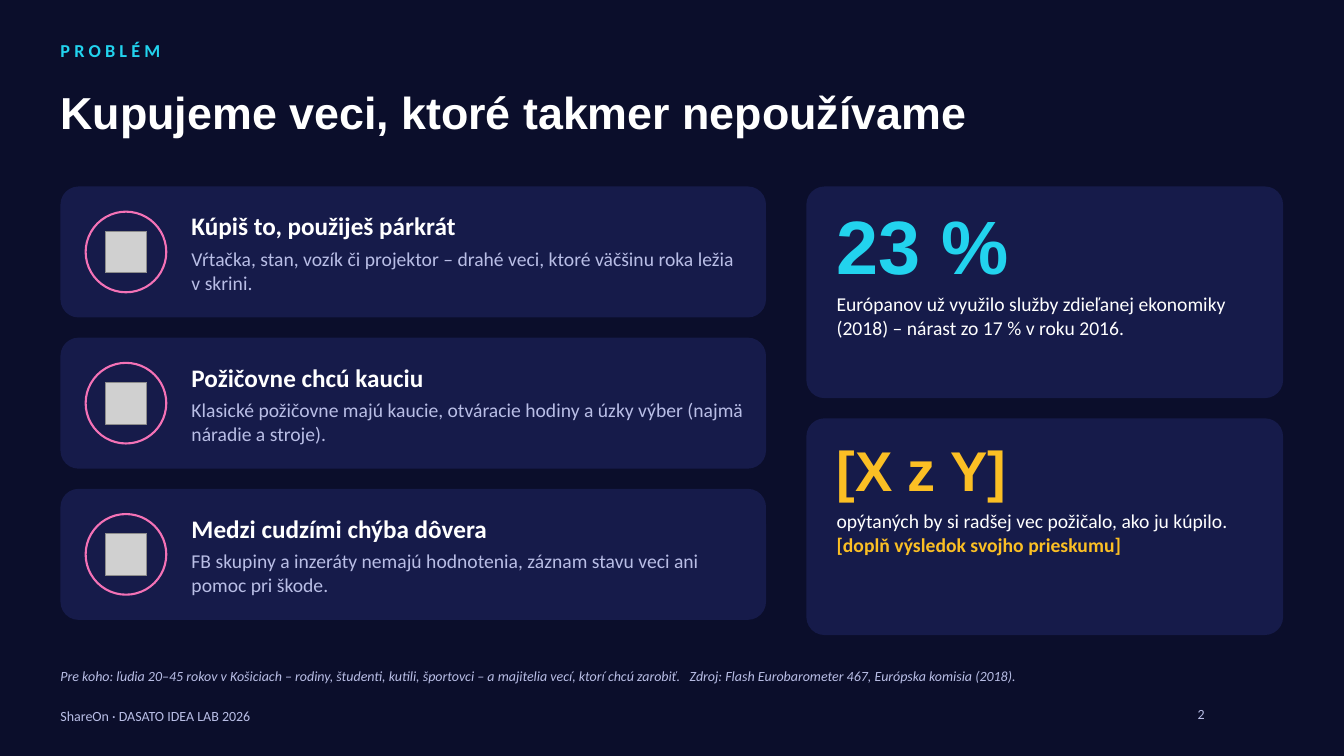
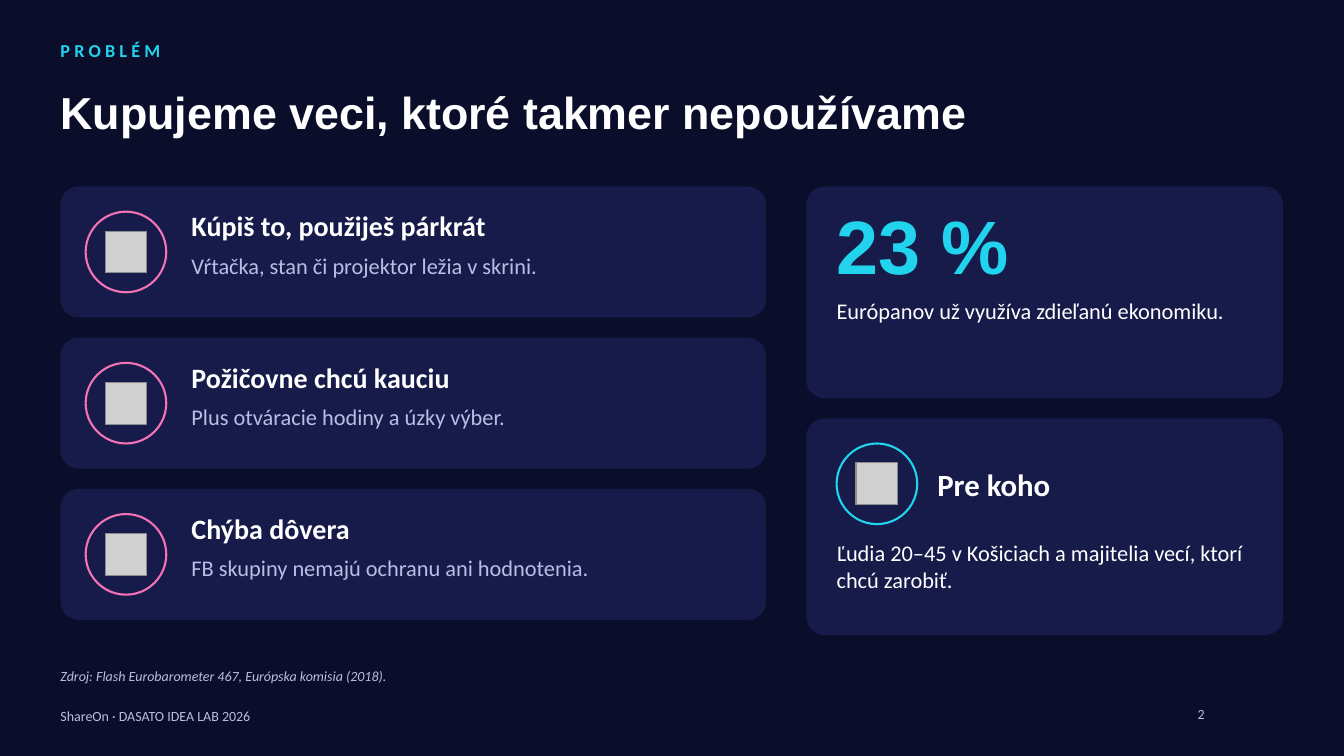
Before and after one commit to samueljurik5-web/shareon, a slide deck: slide 2 of docs/pitch/ShareOn-pitch-deck.pptx. Drawn at 1344x756 pixels with LibreOffice and Linux fonts; fonts in the diff are those of the drawing; grey boxes stand for pictures; background and template pictures are left out. Boxes give left, top, right and bottom in pixels: in the first picture for what was removed or moved away, otherwise in the second. Text is boxed around its words. In the diff, an @@ line names an element or a change of style, - is before the commit and + after.

```diff
--- a/docs/pitch/ShareOn-pitch-deck.pptx
+++ b/docs/pitch/ShareOn-pitch-deck.pptx
@@ text "Kúpiš to, použiješ párkrát" at [191, 216, 486, 241]: size 18 to 20 pt @@
@@ text at [191, 258, 536, 278]: text changed; size 14 to 16 pt @@
-Vŕtačka, stan, vozík či projektor – drahé veci, ktoré väčšinu roka ležia v skrini.
+Vŕtačka, stan či projektor ležia v skrini.
@@ text at [837, 303, 1224, 323]: text changed; size 14 to 16 pt @@
-Európanov už využilo služby zdieľanej ekonomiky (2018) – nárast zo 17 % v roku 2016.
+Európanov už využíva zdieľanú ekonomiku.
@@ text "Požičovne chcú kauciu" at [191, 368, 450, 389]: size 18 to 20 pt @@
@@ text at [191, 409, 504, 429]: text changed; size 14 to 16 pt @@
-Klasické požičovne majú kaucie, otváracie hodiny a úzky výber (najmä náradie a stroje).
+Plus otváracie hodiny a úzky výber.
@@ ellipse added at [837, 444, 918, 524], fill #161B4A, outline #22D3EE 1.5 pt @@
@@ text removed at [837, 450, 1006, 500] @@
-[X z Y]
@@ picture added at [856, 463, 898, 505] @@
@@ text added at [937, 474, 1050, 497], 22 pt, text #FFFFFF, bold @@
+Pre koho
@@ text at [191, 519, 349, 544]: text changed; size 18 to 20 pt @@
-Medzi cudzími chýba dôvera
+Chýba dôvera
@@ text removed at [837, 514, 1227, 556] @@
-opýtaných by si radšej vec požičalo, ako ju kúpilo. [doplň výsledok svojho prieskumu]
@@ text at [191, 560, 588, 580]: text changed; size 14 to 16 pt @@
-FB skupiny a inzeráty nemajú hodnotenia, záznam stavu veci ani pomoc pri škode.
+FB skupiny nemajú ochranu ani hodnotenia.
@@ text added at [837, 545, 1242, 588], 16 pt, text #FFFFFF @@
+Ľudia 20–45 v Košiciach a majitelia vecí, ktorí chcú zarobiť.
@@ text at [60, 671, 386, 684]: text changed @@
-Pre koho: ľudia 20–45 rokov v Košiciach – rodiny, študenti, kutili, športovci – a majitelia vecí, ktorí chcú zarobiť. Zdroj: Flash Eurobarometer 467, Európska komisia (2018).
+Zdroj: Flash Eurobarometer 467, Európska komisia (2018).
```
Also in this commit, not shown: 10 other slides changed, 1 other file.
